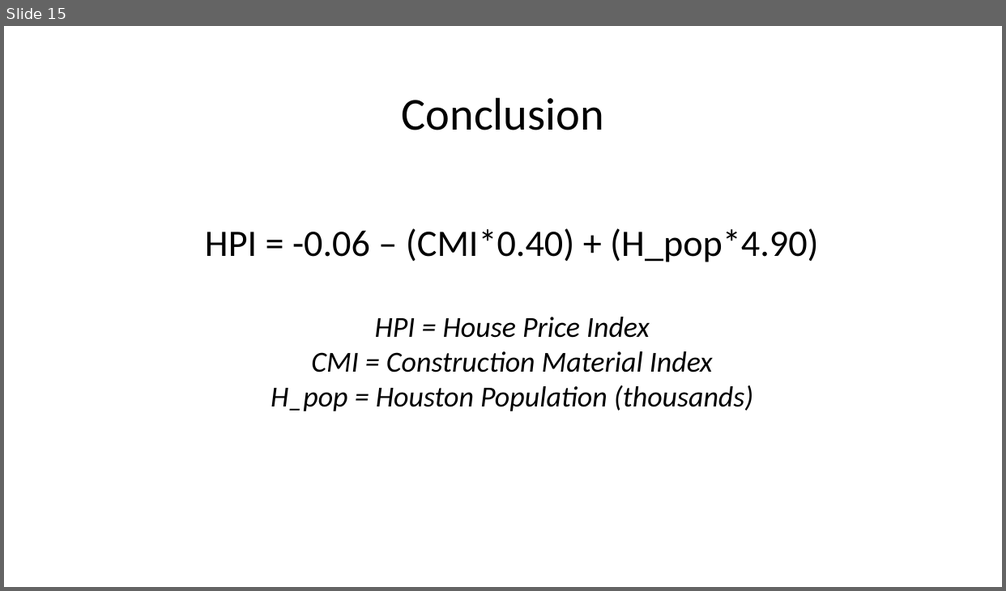
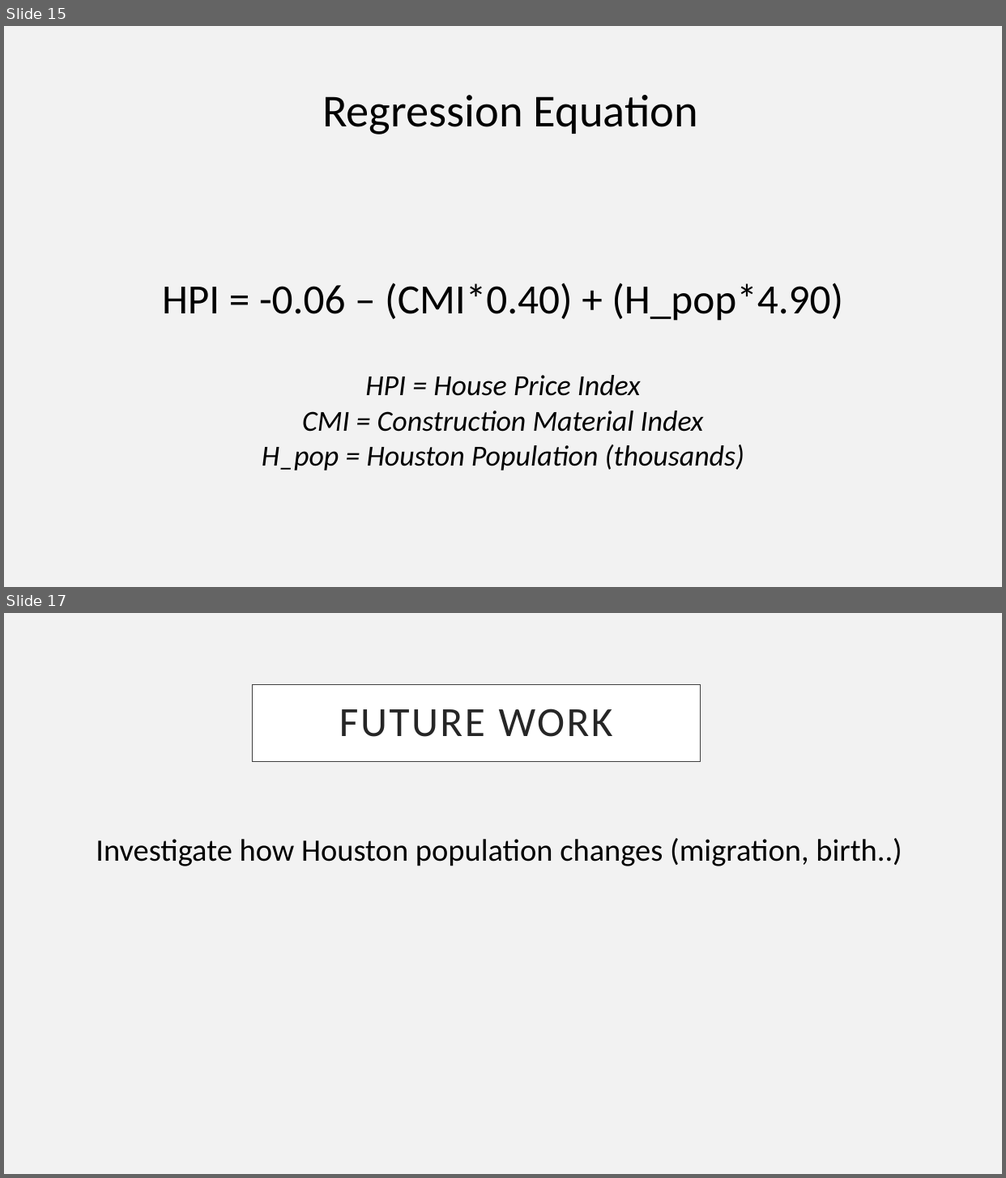
Before and after one commit to dxvo/DGJ_project, a slide deck: Final_Presentation.pptx. Shown one above the other, each under a label of ours: slide 15 before the commit, slides 15 and 17 after it; the slides between them are not shown. The pictures are 1006x591 and 1006x1178 pixels, drawn with LibreOffice and Linux fonts; fonts in the diff are those of the drawing. Boxes give left, top, right and bottom in pixels: in the first picture for what was removed or moved away, otherwise in the second. Text is boxed around its words. In the diff, an @@ line names an element or a change of style, - is before the commit and + after.

```diff
--- a/Final_Presentation.pptx
+++ b/Final_Presentation.pptx
@@ slide 17 added at <box>4,613,1002,1174</box>, background #F2F2F2 @@
@@ rectangle added at <box>253,684,701,761</box>, fill #FFFFFF, outline #404040 0.75 pt, 40 pt, text #262626 @@
+FUTURE WORK
@@ text added at <box>96,838,902,867</box>, 30 pt, text #000000 @@
+Investigate how Houston population changes (migration, birth..)
@@ slide 15 changed as well @@
@@ background #FFFFFF to #F2F2F2 @@
@@ text at <box>322,95,698,135</box>: text changed @@
-Conclusion
+Regression Equation
@@ text "HPI = -0.06 – (CMI*0.40) ...": place and size @@
-text "HPI = -0.06 – (CMI*0.40) ..." at <box>205,228,818,412</box>
+text "HPI = -0.06 – (CMI*0.40) ..." at <box>162,283,843,471</box>
@@ text at <box>162,283,843,321</box>: size 36 to 40 pt in "HPI = -0.06 – (CMI*0.40) + (H_pop*4.90)" @@
```
Also in this commit, not shown: 11 other slides changed, 5 other slides added, 3 slides removed, 7 other files.
